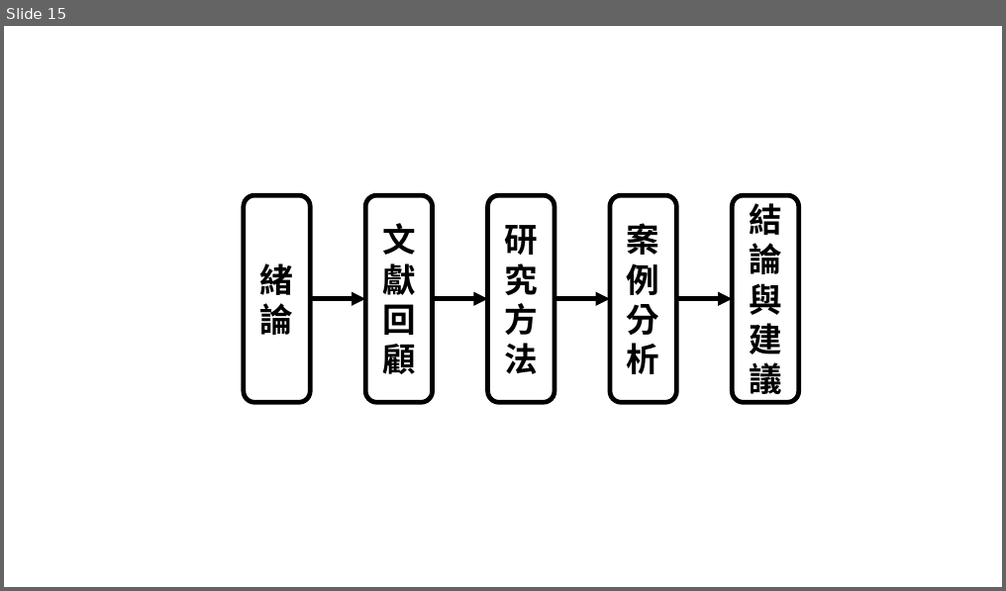
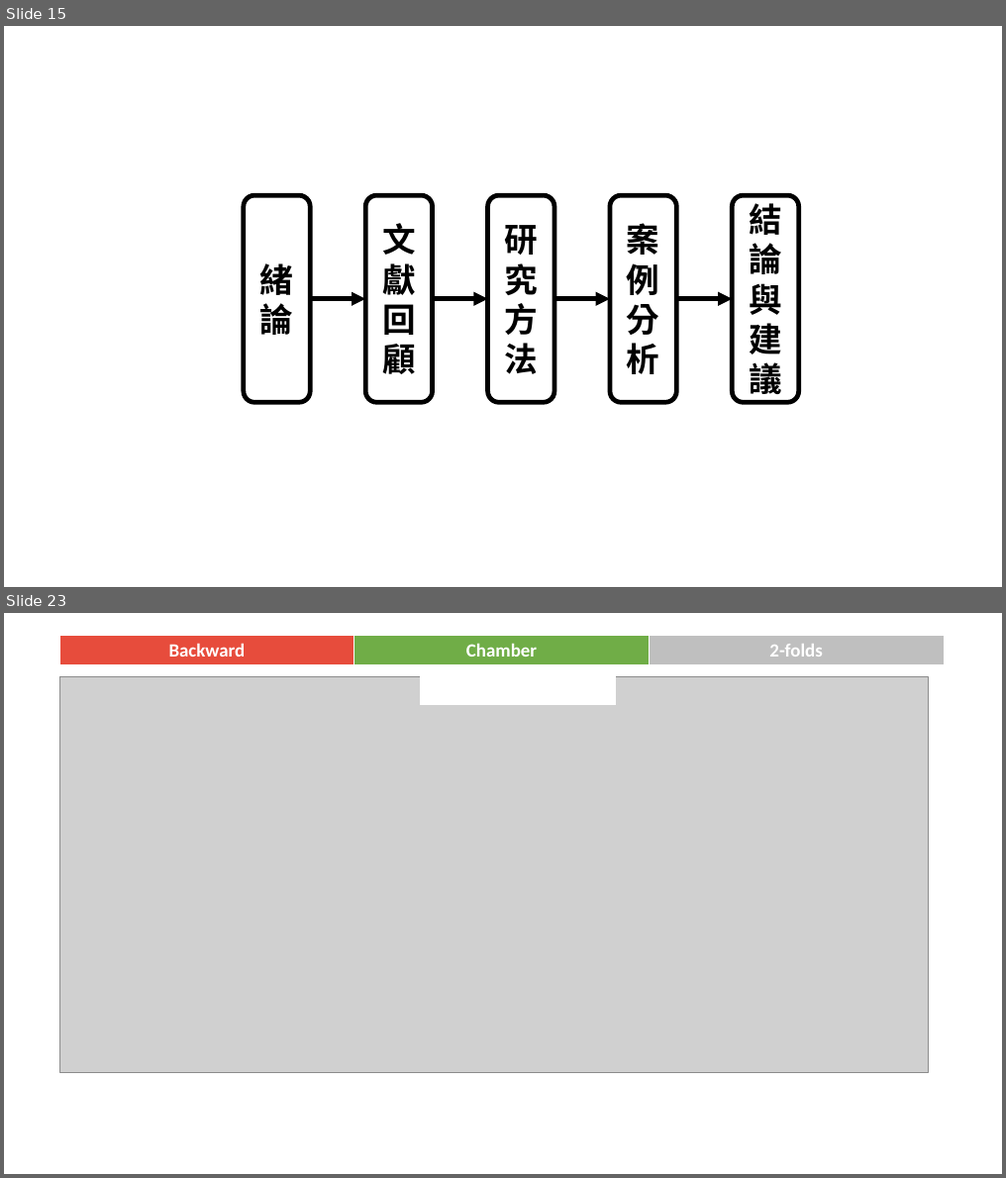
Before and after one commit to R64825/NTUIIE-Research, a slide deck: ppt/2022-10 meeting.pptx. Shown one above the other, each under a label of ours: slide 15 before the commit, slides 15 and 23 after it; the slides between them are not shown. The pictures are 1006x591 and 1006x1178 pixels, drawn with LibreOffice and Linux fonts; fonts in the diff are those of the drawing; grey boxes stand for pictures. Boxes give left, top, right and bottom in pixels: in the first picture for what was removed or moved away, otherwise in the second. Text is boxed around its words. In the diff, an @@ line names an element or a change of style, - is before the commit and + after.

```diff
--- a/ppt/2022-10 meeting.pptx
+++ b/ppt/2022-10 meeting.pptx
@@ slide 23 added at (x1=4, y1=613, x2=1002, y2=1174), background #FFFFFF @@
@@ table added at (x1=59, y1=636, x2=944, y2=666), 1 rows, 3 columns @@
+Backward | Chamber | 2-folds
@@ picture added at (x1=60, y1=676, x2=929, y2=1073) @@
@@ rectangle added at (x1=420, y1=676, x2=615, y2=705), fill #FFFFFF, outline #FFFFFF 1 pt @@
```
Also in this commit, not shown: 8 other slides added.
